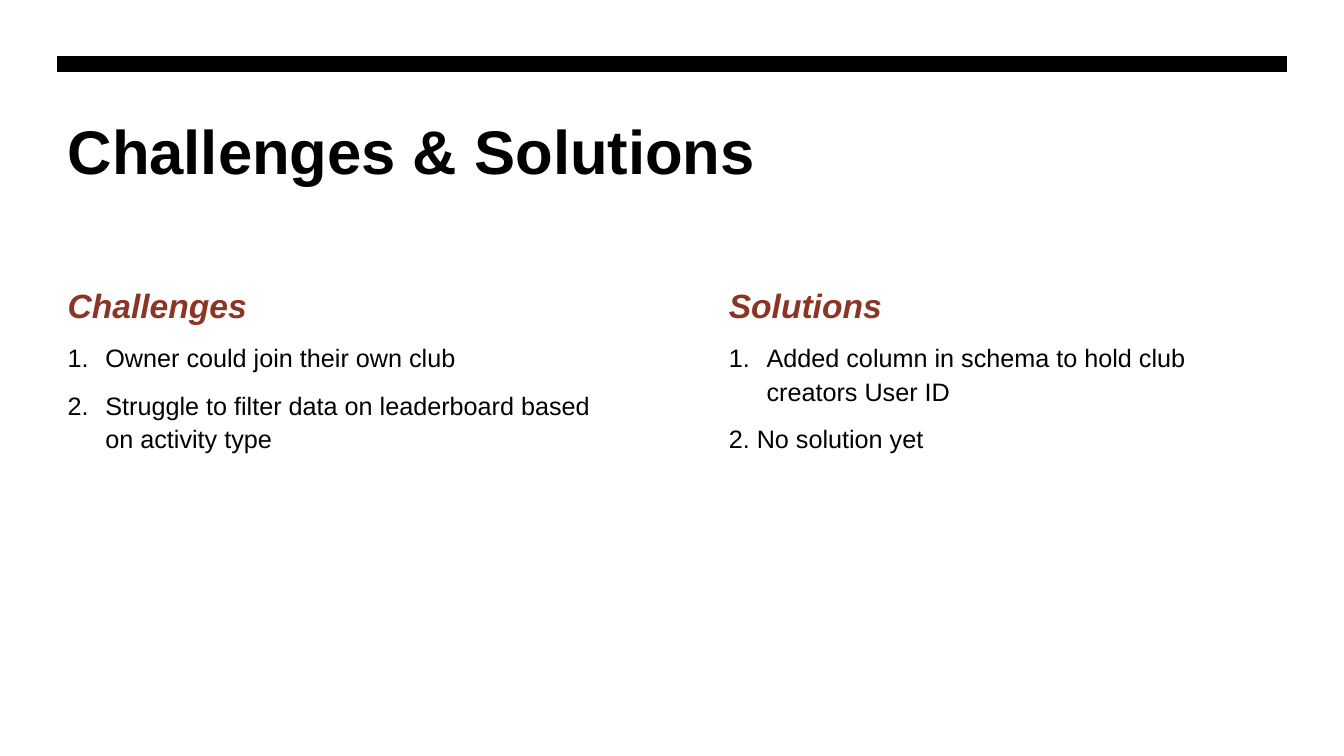
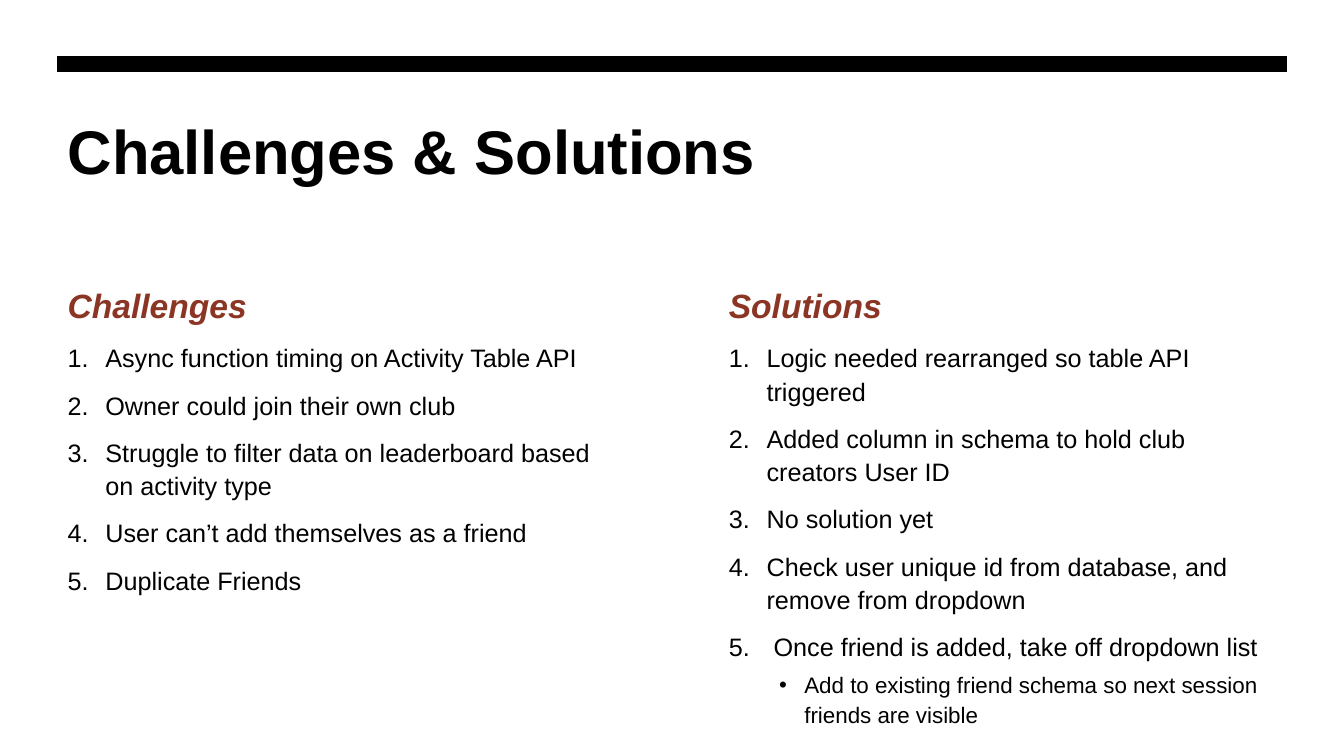
Before and after one commit to jjdeuce06/VulcanActivityTracker, a slide deck: slide 3 of Documentation/Weekly Report/week4/CMSC-4920-Group2-Week4.pptx. Drawn at 1344x756 pixels with LibreOffice and Linux fonts; fonts in the diff are those of the drawing. Boxes give left, top, right and bottom in pixels: in the first picture for what was removed or moved away, otherwise in the second. Text is boxed around its words. In the diff, an @@ line names an element or a change of style, - is before the commit and + after.

```diff
--- a/Documentation/Weekly Report/week4/CMSC-4920-Group2-Week4.pptx
+++ b/Documentation/Weekly Report/week4/CMSC-4920-Group2-Week4.pptx
@@ text at [105,348,577,373]: paragraph added @@
+1. Async function timing on Activity Table API
@@ text at [767,348,1190,406]: paragraph added @@
+1. Logic needed rearranged so table API triggered
@@ text at [767,509,1258,698]: text changed @@
-2. No solution yet
+3. No solution yet
+4. Check user unique id from database, and remove from dropdown
+5. Once friend is added, take off dropdown list
+  • Add to existing friend schema so next session friends are visible
@@ text at [105,523,527,595]: paragraphs added @@
+4. User can’t add themselves as a friend
+5. Duplicate Friends
```
Also in this commit, not shown: 2 other slides changed, 1 slide added, 1 other file.
